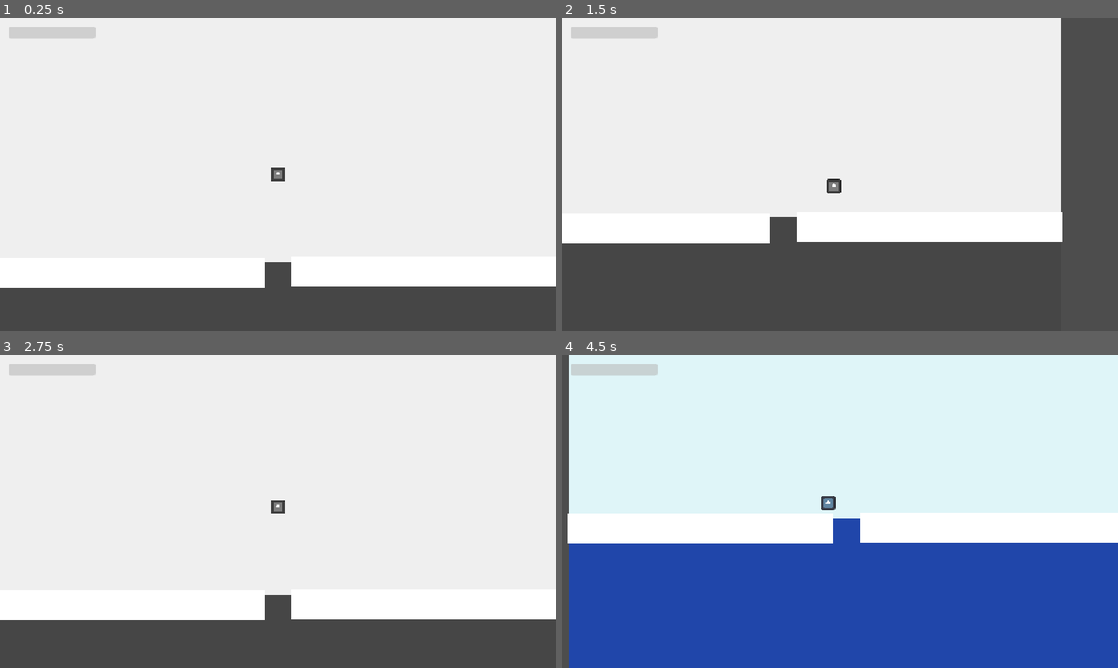
Above: before the commit, frames 1-4 (two rows, left to right).
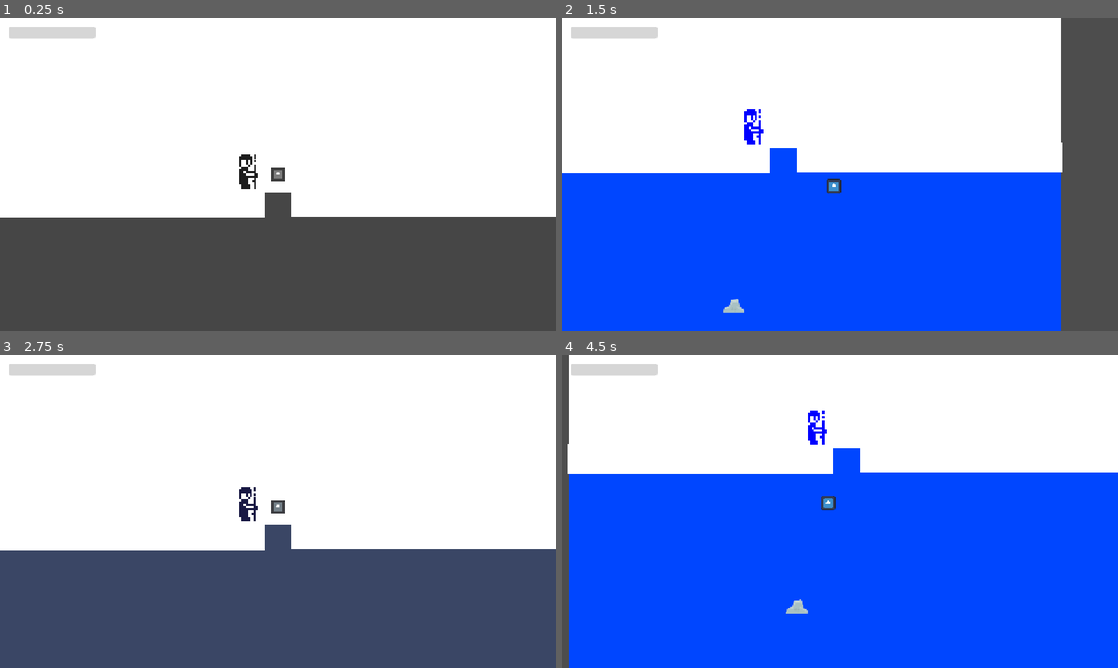
Above: after the commit, the same moments.

Repository: mason00james-cmyk/IceFisher
Game: Godot game, scene res://scenes/level_1.tscn
Same seed, same stepped clock (60 frames per second), same inputs: the game is played once before the commit and once after it. The engine's default icon, where the game draws it, is replaced by a stand-in: a white triangle on a blue panel in a dark square.
Inputs:
- Up to frame 1 (0.25 s): no input
- Up to frame 2 (1.5 s): tap Enter at 0.5 s; hold D (steer_right) 0.53-1.28 s; tap Space (cast) at 0.6, 1.35 s; hold A (steer_left) from 1.28 s (still down)
- Up to frame 3 (2.75 s): release A (steer_left) at 2.03 s; hold D (steer_right) from 2.03 s (still down); hold W (reel) from 2.03 s (still down); tap Space (cast) at 2.3 s
- Up to frame 4 (4.5 s): release W (reel) at 2.78 s; tap Space (cast) at 2.85, 3.6 s; release D (steer_right) at 3.53 s; hold A (steer_left) from 3.53 s (still down); tap W (reel) at 4.35 s

The runs differ from the first frame. In frame 1, 23% of the frame differs, in the area x 0-100%, y 43-87%; in frame 2, 46%; in frame 3, 38%; in frame 4, 98%, in the area x 1-100%, y 0-100%.

Commit message:
fisherman animation
yeah

Diff:
--- a/scenes/level_1.tscn
+++ b/scenes/level_1.tscn
@@ -7,6 +7,7 @@
 [ext_resource type="PackedScene" uid="uid://erd36ioaa2kv" path="res://scenes/nibbler.tscn" id="5_4nkto"]
 [ext_resource type="PackedScene" uid="uid://d00pck1m3riht" path="res://scenes/target.tscn" id="5_fcfvj"]
 [ext_resource type="PackedScene" uid="uid://b6ga78ptpbccx" path="res://rock.tscn" id="7_pa8r4"]
+[ext_resource type="Texture2D" uid="uid://bqkskukqbvl3o" path="res://art/icefishing.png" id="8_15mv3"]
 
 [sub_resource type="CircleShape2D" id="CircleShape2D_l885w"]
 radius = 12.0
@@ -32,7 +33,7 @@
 
 [node name="Hook" type="CharacterBody2D" parent="." unique_id=403484934]
 z_index = 1
-position = Vector2(0, -200)
+position = Vector2(0, -40)
 collision_layer = 2
 motion_mode = 1
 script = ExtResource("1_bswci")
@@ -130,7 +131,6 @@
 offset_top = -800.0
 offset_right = 640.0
 offset_bottom = 1.0
-color = Color(0.8235294, 0.98039216, 1, 1)
 
 [node name="IceLeft" type="ColorRect" parent="." unique_id=1066471297]
 offset_left = -641.0
@@ -143,3 +143,20 @@
 offset_top = -10.0
 offset_right = 642.0
 offset_bottom = 58.0
+
+[node name="Surface" type="Node2D" parent="." unique_id=1887086314]
+texture_filter = 1
+
+[node name="FishermanHold" type="Sprite2D" parent="Surface" unique_id=723793435]
+position = Vector2(-70, -47)
+scale = Vector2(5, 5)
+texture = ExtResource("8_15mv3")
+region_enabled = true
+region_rect = Rect2(80, 16, 16, 16)
+
+[node name="FishermanCast" type="Sprite2D" parent="Surface" unique_id=129736286]
+position = Vector2(-73, -47)
+scale = Vector2(5, 5)
+texture = ExtResource("8_15mv3")
+region_enabled = true
+region_rect = Rect2(96, 16, 16, 16)
--- a/scripts/hook.gd
+++ b/scripts/hook.gd
@@ -14,6 +14,7 @@
 signal exited_water
 signal bait_changed(hp: float, max_hp: float)
 signal level_complete
+signal casted
 
 var state := State.READY
 var bait_hp := 0.0
@@ -35,6 +36,7 @@
 		State.READY:
 			if Input.is_action_just_pressed("cast"):
 				state = State.SINKING
+				casted.emit()
 		State.SINKING:
 			var down := sink_speed if bait_hp > 0 else 0.0
 			velocity = Vector2(steer, down)
--- a/scripts/level.gd
+++ b/scripts/level.gd
@@ -6,16 +6,31 @@
 @onready var color_fx: ColorRect = $ColorFX/ColorRect
 @onready var bait_bar: ProgressBar = $HUD/BaitBar
 @onready var message: Label = $HUD/Message
+@onready var fisher_hold: Sprite2D = $Surface/FishermanHold
+@onready var fisher_cast: Sprite2D = $Surface/FishermanCast
 
 func _ready():
 	color_fx.material.set_shader_parameter("saturation", 0.0)
 	bait_bar.max_value = hook.max_bait_hp
 	bait_bar.value = hook.max_bait_hp
 	message.text = ""
+	fisher_hold.visible = true
+	fisher_cast.visible = false
 	hook.entered_water.connect(_on_enter_water)
 	hook.exited_water.connect(_on_exit_water)
 	hook.bait_changed.connect(_on_bait_changed)
 	hook.level_complete.connect(_on_level_complete)
+	hook.casted.connect(_on_cast)
+
+func _on_cast():
+	_show_cast_pose(0.4)
+
+func _show_cast_pose(duration: float):
+	fisher_hold.visible = false
+	fisher_cast.visible = true
+	await get_tree().create_timer(duration).timeout
+	fisher_cast.visible = false
+	fisher_hold.visible = true
 
 func _on_bait_changed(hp: float, max_hp: float):
 	bait_bar.max_value = max_hp
@@ -30,6 +45,7 @@
 	t.tween_property(color_fx.material, "shader_parameter/saturation", 0.0, 0.6)
 
 func _on_level_complete():
+	_show_cast_pose(0.6)
 	message.text = "Caught it!"
 	await get_tree().create_timer(2.0).timeout
 	if next_level != "":
